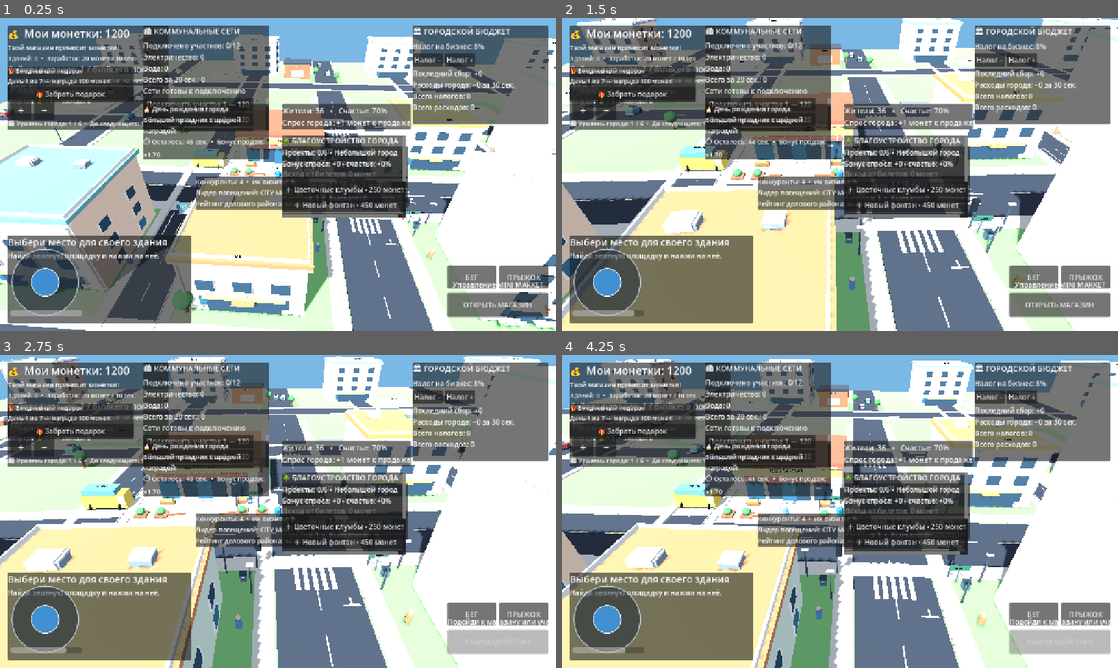
Above: before the commit, frames 1-4 (two rows, left to right).
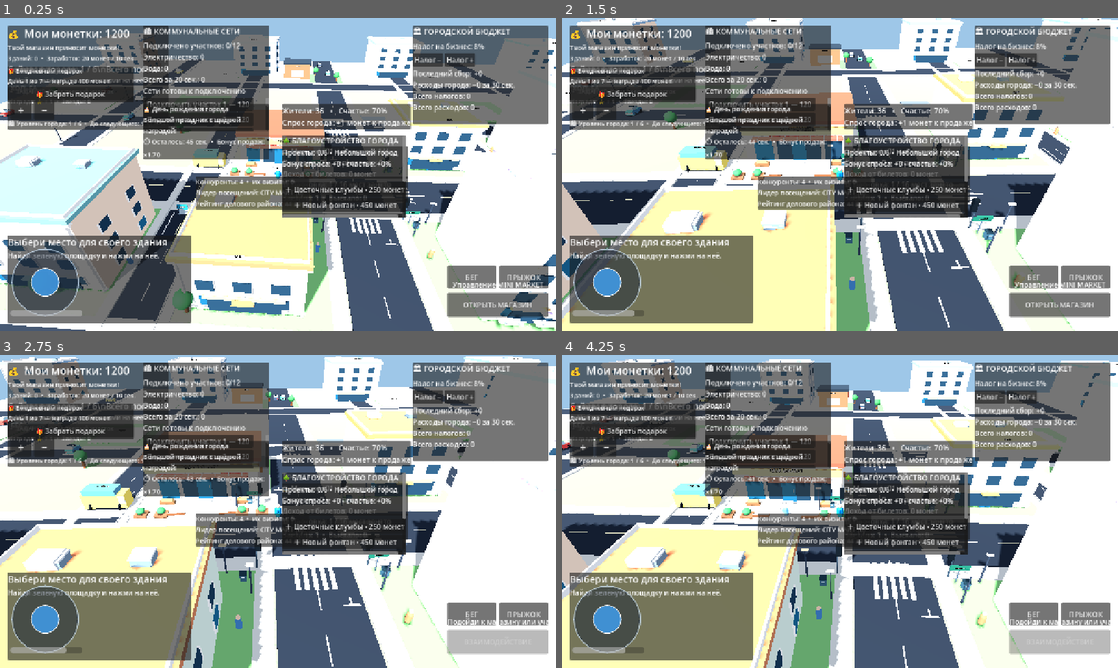
Above: after the commit, the same moments.

Repository: uchihabaha05-del/MINI-WORLD-TYCOON
Game: Godot game, scene res://scenes/Main.tscn
Same seed, same stepped clock (60 frames per second), same inputs: the game is played once before the commit and once after it.
Inputs (mouse positions are in pixels of both pictures, inside the frame that each line leads up to):
- Up to frame 1 (0.25 s): no input
- Up to frame 2 (1.5 s): tap Enter at 0.5 s; move the mouse to (962, 158) at 0.52 s; hold D 0.53-1.25 s; hold Shift 0.53-1.25 s; click (962, 158) at 0.67 s; tap Space at 0.77 s; drag from (728, 190) to (812, 237) at 1.27 s
- Up to frame 3 (2.75 s): move the mouse to (333, 442) at 2.02 s; hold D from 2.03 s (still down); hold Shift from 2.03 s (still down)
- Up to frame 4 (4.25 s): release D at 2.75 s; release Shift at 2.75 s; drag from (812, 574) to (673, 464) at 2.77 s; move the mouse to (1006, 558) at 3.52 s; hold A from 3.53 s (still down); hold Shift from 3.53 s (still down); tap Space at 3.77 s

The runs differ from the first frame. In frame 1, 15% of the frame differs, in the area x 0-100%, y 0-100%; in frame 2, 14%; in frame 3, 13%; in frame 4, 15%.

Commit message:
Refresh city lighting and color grading for visual restart

Diff:
--- a/scenes/Main.tscn
+++ b/scenes/Main.tscn
@@ -17,11 +17,11 @@
 
 [sub_resource type="Environment" id="Environment_City"]
 background_mode = 1
-background_color = Color(0.48, 0.72, 0.9, 1)
+background_color = Color(0.62, 0.78, 0.91, 1)
 ambient_light_source = 3
 ambient_light_color = Color(0.82, 0.88, 1, 1)
-ambient_light_energy = 0.58
-tonemap_mode = 2
+ambient_light_energy = 0.72
+tonemap_mode = 3
 
 [node name="Main" type="Node3D"]
 script = ExtResource("1_world")
@@ -69,8 +69,8 @@
 environment = SubResource("Environment_City")
 
 [node name="DirectionalLight3D" type="DirectionalLight3D" parent="."]
-rotation_degrees = Vector3(-52, -32, 0)
-light_energy = 0.9
+rotation_degrees = Vector3(-48, -28, 0)
+light_energy = 1.05
 shadow_enabled = true
 directional_shadow_mode = 1
 
